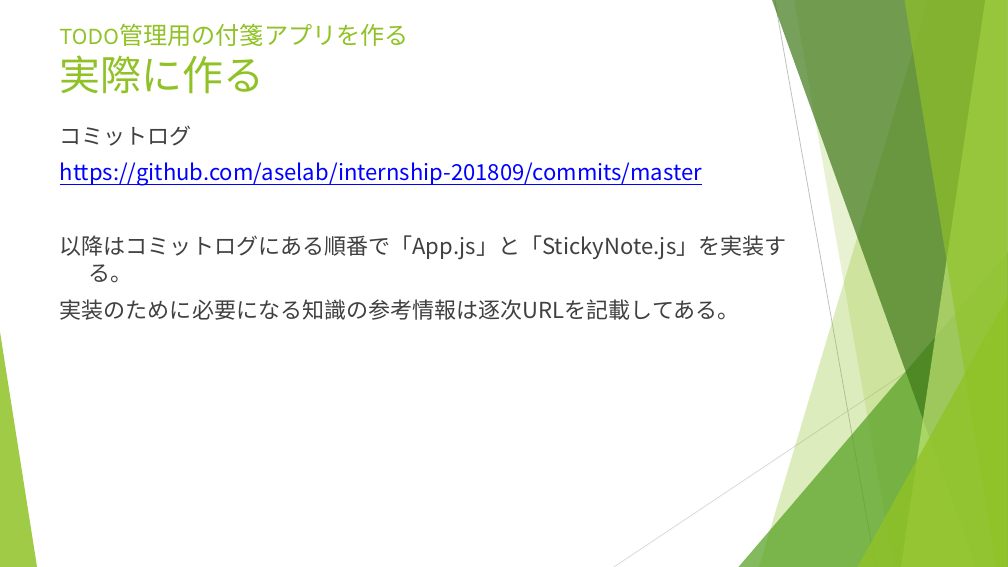
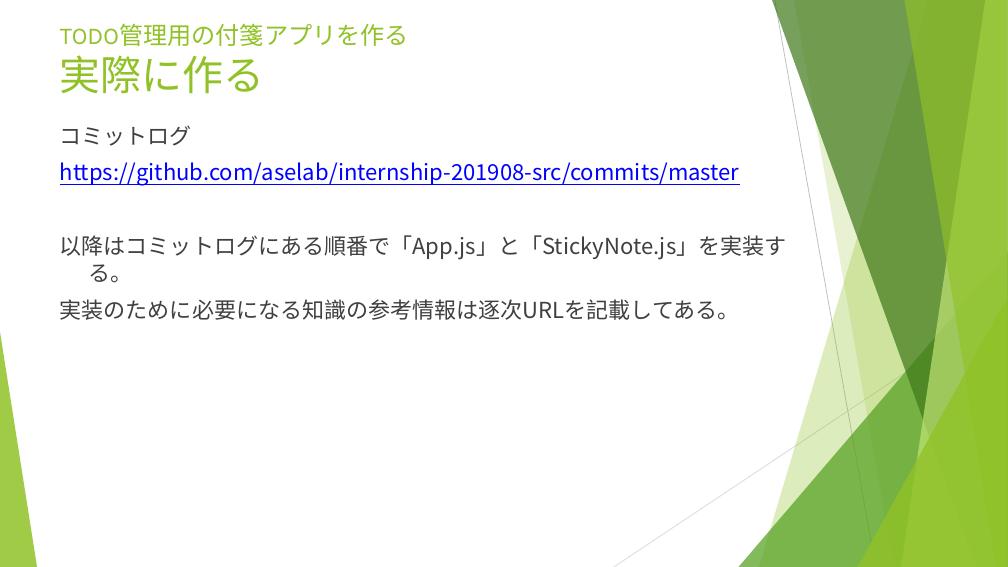
Before and after one commit to aselab/internship-201908, a slide deck: slide 60 of doc/ASEインターンシップ2019_モバイルアプリ.pptx. Drawn at 1008x567 pixels with LibreOffice and Linux fonts; fonts in the diff are those of the drawing. Boxes give left, top, right and bottom in pixels: in the first picture for what was removed or moved away, otherwise in the second. Text is boxed around its words. In the diff, an @@ line names an element or a change of style, - is before the commit and + after.

```diff
--- a/doc/ASEインターンシップ2019_モバイルアプリ.pptx
+++ b/doc/ASEインターンシップ2019_モバイルアプリ.pptx
@@ text at (x1=60, y1=162, x2=740, y2=186): text changed @@
-https://github.com/aselab/internship-201809/commits/master
+https://github.com/aselab/internship-201908-src/commits/master
```
Also in this commit, not shown: 1 other file.
